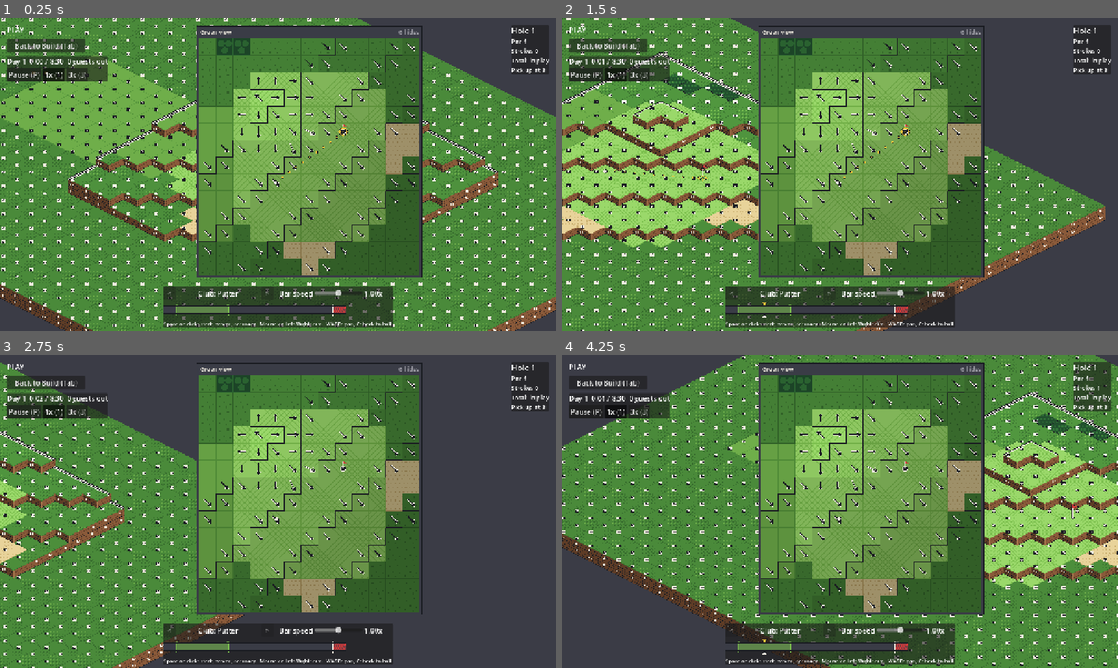
Above: before the commit, frames 1-4 (two rows, left to right).
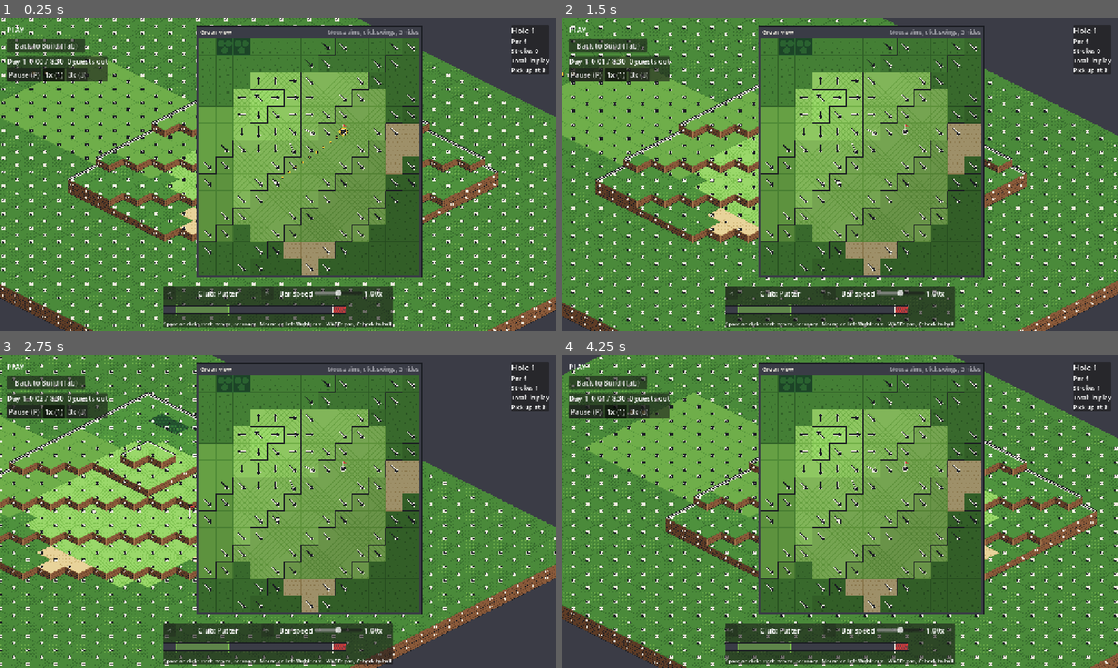
Above: after the commit, the same moments.

Repository: avdrav1/prestwick
Game: Godot game, scene res://tests/fixtures/green_view_shot_contoured.tscn
Same seed, same stepped clock (60 frames per second), same inputs: the game is played once before the commit and once after it. This scene is started directly instead of the project's main scene.
Inputs (mouse positions are in pixels of both pictures, inside the frame that each line leads up to):
- Up to frame 1 (0.25 s): no input
- Up to frame 2 (1.5 s): tap Enter (buy_confirm) at 0.5 s; move the mouse to (962, 158) at 0.52 s; hold D (pan_right) 0.53-1.25 s; tap Space (swing) at 0.6 s; click (962, 158) at 0.67 s; drag from (728, 190) to (812, 237) at 1.27 s
- Up to frame 3 (2.75 s): move the mouse to (333, 442) at 2.02 s; hold D (pan_right) from 2.03 s (still down); tap Right (aim_right) at 2.1 s; click (333, 442) at 2.17 s; tap Space (swing) at 2.3 s
- Up to frame 4 (4.25 s): release D (pan_right) at 2.75 s; drag from (812, 574) to (673, 464) at 2.77 s; move the mouse to (1006, 558) at 3.52 s; hold A (pan_left) from 3.53 s (still down); tap Down (club_next) at 3.6 s; click (1006, 558) at 3.67 s; tap Space (swing) at 3.8 s

The runs differ from the first frame. In frame 1, 0.1% of the frame differs, in the area x 59-76%, y 3-6%; in frame 2, 38%; in frame 3, 40%; in frame 4, 40%, in the area x 0-100%, y 0-100%.

Commit message:
story: E3-S53 Aim and putt in the green view
Co-Authored-By: Claude Opus 5.5 <noreply@anthropic.com>

Diff:
--- a/scenes/green_view.gd
+++ b/scenes/green_view.gd
@@ -14,6 +14,16 @@
 ## It closes when the ball comes to rest off the green or the hole ends, and stays open while a
 ## putt rolls (the ball is drawn where it is each frame). `toggle_green_view` (G) hides and
 ## shows it; the choice holds until it is pressed again. It only reads CourseData.
+##
+## Aiming and putting in it (E3-S53): while it shows, the mouse over the panel aims (the heading
+## from the ball to the ground point under the cursor, in the panel's top-down space,
+## SwingControl.aim_at), so the isometric aim line turns with it; the aim keys still turn the
+## aim (SwingControl takes them, and the mouse takes the aim back only once it moves
+## SwingTuning.mouse_reaim_px, as on the map). A left click on the panel is a swing click
+## (SwingControl.press), as one on the map is, and the swing bar runs as ever. The panel takes
+## the mouse motion and the left and right buttons over it, so no click on it reaches the map: no
+## tag click (TagClicks), no Build switch, no paint, and the cursor over it never aims at the
+## isometric ground behind it. The middle button and the wheel go on to the camera.
 ##
 ## Drawn in code with art/palette.gpl colours until the final art (E5-S3). Numbers in
 ## scenes/green_view_tuning.tres.
@@ -69,7 +79,9 @@
 func _init() -> void:
 	tuning = GreenViewTuning.load_default()
 	visible = false
-	mouse_filter = Control.MOUSE_FILTER_STOP
+	# PASS, not STOP: the panel accepts the motion and left button itself (_gui_input), and the
+	# middle button and wheel go on to the camera, so a drag let go over it never sticks.
+	mouse_filter = Control.MOUSE_FILTER_PASS
 	clip_contents = true
 	_terrain = Control.new()
 	_terrain.name = "Terrain"
@@ -135,6 +147,23 @@
 	if event.is_action_pressed(TOGGLE_ACTION):
 		toggle()
 		get_viewport().set_input_as_handled()
+
+
+func _gui_input(event: InputEvent) -> void:
+	if control == null:
+		return
+	var motion := event as InputEventMouseMotion
+	if motion != null:
+		if control.active and not control.swing.in_progress() \
+				and control.mouse_takes_aim(motion.global_position):
+			control.aim_at(to_yards(motion.position))
+		accept_event()
+		return
+	var mb := event as InputEventMouseButton
+	if mb != null and mb.button_index in [MOUSE_BUTTON_LEFT, MOUSE_BUTTON_RIGHT]:
+		if mb.button_index == MOUSE_BUTTON_LEFT and mb.pressed:
+			control.press()
+		accept_event()
 
 
 func _open_at(c: CourseData, ball: Vector2) -> void:
@@ -228,6 +257,11 @@
 		var p := shot_view.drawn_position()
 		return Vector2(p.x, p.y)
 	return control.ball_at
+
+
+## The ball's panel point, as drawn (ball_point).
+func ball_panel() -> Vector2:
+	return to_panel(ball_point())
 
 
 ## The marker's panel point (the AimView's marker: the putt's rest, PuttAim), or null when no
@@ -280,7 +314,7 @@
 	var fs := 13
 	draw_string(font, Vector2(tuning.inset_px + 2.0, tuning.inset_px + fs), "Green view",
 			HORIZONTAL_ALIGNMENT_LEFT, -1, fs, CHALK)
-	draw_string(font, Vector2(tuning.inset_px, tuning.inset_px + fs), "G hides",
+	draw_string(font, Vector2(tuning.inset_px, tuning.inset_px + fs), "Mouse aims, click swings, G hides",
 			HORIZONTAL_ALIGNMENT_RIGHT, size.x - 2.0 * tuning.inset_px - 2.0, fs, Color8(168, 168, 176))
 
 
@@ -453,7 +487,7 @@
 	var mp: Variant = marker_panel()
 	if mp != null and not control.is_ball_moving():
 		_draw_marker(ci, mp as Vector2)
-	var ball := to_panel(ball_point())
+	var ball := ball_panel()
 	ci.draw_circle(ball, tuning.ball_radius_px + 1.5, INK)
 	ci.draw_circle(ball, tuning.ball_radius_px, CHALK)
 
--- a/tests/fixtures/green_view_shot.gd
+++ b/tests/fixtures/green_view_shot.gd
@@ -17,6 +17,11 @@
 @export var kind: String = "flat"
 ## Grayscale: the whole screen drawn in luminance only (the colorblind check).
 @export var gray: bool = false
+## E3-S53: above 0, the putt is struck at the shown power and drawn this many seconds into
+## its roll (the ball in the panel mid-putt).
+@export var putt_seconds: float = 0.0
+## E3-S53: the aim turned this many degrees off the cup, as the cursor in the panel would.
+@export var aim_offset_deg: float = 0.0
 
 
 func _ready() -> void:
@@ -30,9 +35,16 @@
 	sc.set_process(false)
 	sc.place_ball(made.ball)
 	sc.aim_at(sc.field.tile_center(made.cup))
+	sc.rotate_aim(aim_offset_deg)
 	sc._refresh_aim()
 	sc.settle_aim()
 	main.swing_panel.refresh()
+	if putt_seconds > 0.0:
+		main.shot_view.set_process(false)
+		main.green_view.follow(main.free_view_rect())  # open before the strike, as in play
+		sc.swing.set_result(sc.aim_power, 0.0)
+		sc._strike()
+		main.shot_view.advance(putt_seconds)
 	if gray:
 		var layer := CanvasLayer.new()
 		layer.layer = 10
@@ -46,7 +58,8 @@
 		rect.material = mat
 		layer.add_child(rect)
 		add_child(layer)
-	print("green view %s: power %.2f, miss %.2f yd" % [kind, sc.aim_power, sc.aim_putt.miss_yd])
+	if sc.aim_putt != null:
+		print("green view %s: power %.2f, miss %.2f yd" % [kind, sc.aim_power, sc.aim_putt.miss_yd])
 
 
 ## The fixture course of `kind` with hole 1 on it: {course, ball (yards), cup (tile)}.
--- /dev/null
+++ b/tests/fixtures/green_view_shot_contoured_aim.tscn
@@ -0,0 +1,8 @@
+[gd_scene load_steps=2 format=3]
+
+[ext_resource type="Script" path="res://tests/fixtures/green_view_shot.gd" id="1_shot"]
+
+[node name="GreenViewShot" type="Node2D"]
+script = ExtResource("1_shot")
+kind = "contoured"
+aim_offset_deg = -25.0
--- /dev/null
+++ b/tests/fixtures/green_view_shot_contoured_roll.tscn
@@ -0,0 +1,9 @@
+[gd_scene load_steps=2 format=3]
+
+[ext_resource type="Script" path="res://tests/fixtures/green_view_shot.gd" id="1_shot"]
+
+[node name="GreenViewShot" type="Node2D"]
+script = ExtResource("1_shot")
+kind = "contoured"
+aim_offset_deg = -25.0
+putt_seconds = 1.2
--- a/tests/test_green_view.gd
+++ b/tests/test_green_view.gd
@@ -176,3 +176,152 @@
 	await get_tree().process_frame
 	assert_true(m.green_view.is_open)
 	assert_eq(m.course.content_hash(), before)
+
+
+# --- E3-S53: aim and putt in the green view ---
+
+## Counts the mouse buttons that reach unhandled input (where TagClicks, BuildTool,
+## SwingControl and the camera take them).
+class ClickProbe:
+	extends Node
+	var seen: int = 0
+
+	func _unhandled_input(event: InputEvent) -> void:
+		if event is InputEventMouseButton:
+			seen += 1
+
+
+## GUT's own output panel sits over the middle of the root viewport and would take the mouse
+## events these tests push there: hidden while a test runs.
+func before_each() -> void:
+	_gut_layer(false)
+
+
+func after_each() -> void:
+	_gut_layer(true)
+
+
+func _gut_layer(shown: bool) -> void:
+	var layer := get_tree().root.get_node_or_null("GutRunner/GutLayer") as CanvasLayer
+	if layer != null:
+		layer.visible = shown
+
+
+## Sends a mouse event to the viewport at screen point `at`, as the real mouse does.
+func _push(m: Main, ev: InputEventMouse, at: Vector2) -> void:
+	ev.position = at
+	ev.global_position = at
+	m.get_viewport().push_input(ev, true)
+
+
+func _move(m: Main, at: Vector2) -> void:
+	var ev := InputEventMouseMotion.new()
+	_push(m, ev, at)
+
+
+func _click(m: Main, at: Vector2, pressed: bool) -> void:
+	var ev := InputEventMouseButton.new()
+	ev.button_index = MOUSE_BUTTON_LEFT
+	ev.pressed = pressed
+	ev.button_mask = MOUSE_BUTTON_MASK_LEFT if pressed else 0
+	_push(m, ev, at)
+
+
+## The screen point of panel point `local`.
+func _screen(gv: GreenView, local: Vector2) -> Vector2:
+	return gv.get_global_transform_with_canvas() * local
+
+
+func test_a_cursor_on_the_panel_aims_at_the_tile_under_it() -> void:
+	var m := _main("contoured")
+	var gv := m.green_view
+	var sc := m.swing_control
+	var made := GreenViewShot.course("contoured")
+	_rest(m, made.ball, made.cup)
+	await get_tree().process_frame
+	for target: Vector2i in [Vector2i(25, 11), Vector2i(19, 12), Vector2i(23, 18)]:
+		_move(m, _screen(gv, gv.tile_rect(target).get_center()))
+		var to := sc.field.tile_center(target) - sc.ball_at
+		assert_almost_eq(sc.aim_deg, fposmod(rad_to_deg(to.angle()), 360.0), 0.01,
+				"the heading from the ball to tile %s" % target)
+	# The isometric aim line follows the same heading once its solve catches up.
+	sc._refresh_aim()
+	sc.settle_aim()
+	assert_almost_eq(sc.aim_prediction_deg, sc.aim_deg, 0.001, "the aim line is along it")
+	assert_same(m.aim_view.prediction, sc.aim_putt.prediction)
+	# The aim keys still turn it, and the mouse takes it back only once it moves on.
+	var before := sc.aim_deg
+	var key := InputEventAction.new()
+	key.action = SwingControl.AIM_RIGHT
+	key.pressed = true
+	m.get_viewport().push_input(key, true)
+	assert_almost_eq(sc.aim_deg, fposmod(before + sc.tuning.aim_key_step_deg, 360.0), 0.001,
+			"an aim key turns it")
+	var turned := sc.aim_deg
+	var still := m.get_viewport().get_mouse_position()
+	_move(m, still)
+	assert_almost_eq(sc.aim_deg, turned, 0.001, "a mouse that has not moved keeps the key's aim")
+
+
+func test_a_click_on_the_panel_swings_and_never_reaches_the_map() -> void:
+	var m := _main()
+	var gv := m.green_view
+	var made := GreenViewShot.course("flat")
+	_rest(m, made.ball, made.cup)
+	await get_tree().process_frame
+	var probe := ClickProbe.new()
+	m.add_child(probe)
+	var at := _screen(gv, gv.tile_rect(gv.window.position + Vector2i(1, 1)).get_center())
+	assert_true(gv.get_global_rect().has_point(at), "the click is on the panel")
+	var before := m.course.content_hash()
+	_click(m, at, true)
+	_click(m, at, false)
+	assert_eq(probe.seen, 0, "neither the press nor the release reaches TagClicks or the map")
+	assert_false(m.tag_clicks._held)
+	assert_eq(m.mode, Main.Mode.PLAY, "no Build switch")
+	assert_true(m.swing_control.swing.in_progress(), "the click is a swing click")
+	assert_eq(m.course.content_hash(), before)
+	# The wheel and the middle button go on to the camera (zoom, drag), so a drag let go over
+	# the panel never sticks.
+	var wheel := InputEventMouseButton.new()
+	wheel.button_index = MOUSE_BUTTON_MIDDLE
+	wheel.pressed = false
+	_push(m, wheel, at)
+	assert_eq(probe.seen, 1, "a middle button release on the panel reaches the camera")
+	probe.seen = 0
+	# A click off the panel still reaches the map, as before.
+	m.swing_control.swing.reset()
+	var off := Vector2(gv.get_global_rect().position.x - 20.0, gv.get_global_rect().get_center().y)
+	assert_false(gv.get_global_rect().has_point(off))
+	_click(m, off, true)
+	_click(m, off, false)
+	assert_gt(probe.seen, 0, "a click on the map goes on to it")
+
+
+func test_the_ball_in_the_panel_follows_the_putt_each_frame() -> void:
+	var m := _main("contoured")
+	var gv := m.green_view
+	var sc := m.swing_control
+	var made := GreenViewShot.course("contoured")
+	_rest(m, made.ball, made.cup)
+	assert_almost_eq(gv.ball_panel().distance_to(gv.to_panel(made.ball)), 0.0, 0.001)
+	sc.swing.set_result(sc.aim_power, 0.0)
+	sc._strike()
+	assert_true(sc.is_ball_moving())
+	var frames := 0
+	var moved := 0.0
+	var last := gv.ball_panel()
+	while sc.is_ball_moving() and frames < 2000:
+		m.shot_view.advance(1.0 / 60.0)
+		gv.follow(m.free_view_rect())
+		if not sc.is_ball_moving():
+			break
+		var p := m.shot_view.drawn_position()
+		assert_true(gv.is_open, "open while the putt rolls")
+		assert_almost_eq(gv.ball_panel().distance_to(gv.to_panel(Vector2(p.x, p.y))), 0.0, 0.001)
+		moved += gv.ball_panel().distance_to(last)
+		last = gv.ball_panel()
+		frames += 1
+	assert_gt(frames, 30, "the roll took frames")
+	assert_gt(moved, gv.tile_px * 2.0, "and the drawn ball crossed the panel")
+	assert_eq(gv.dot_points().size(), 0, "no aim line while it rolls")
Binary file added: docs/decisions/e3-s53-aim.png
Binary file added: docs/decisions/e3-s53-roll.png
Not shown, changed: docs/BACKLOG.md
Not shown, changed: docs/design.md
